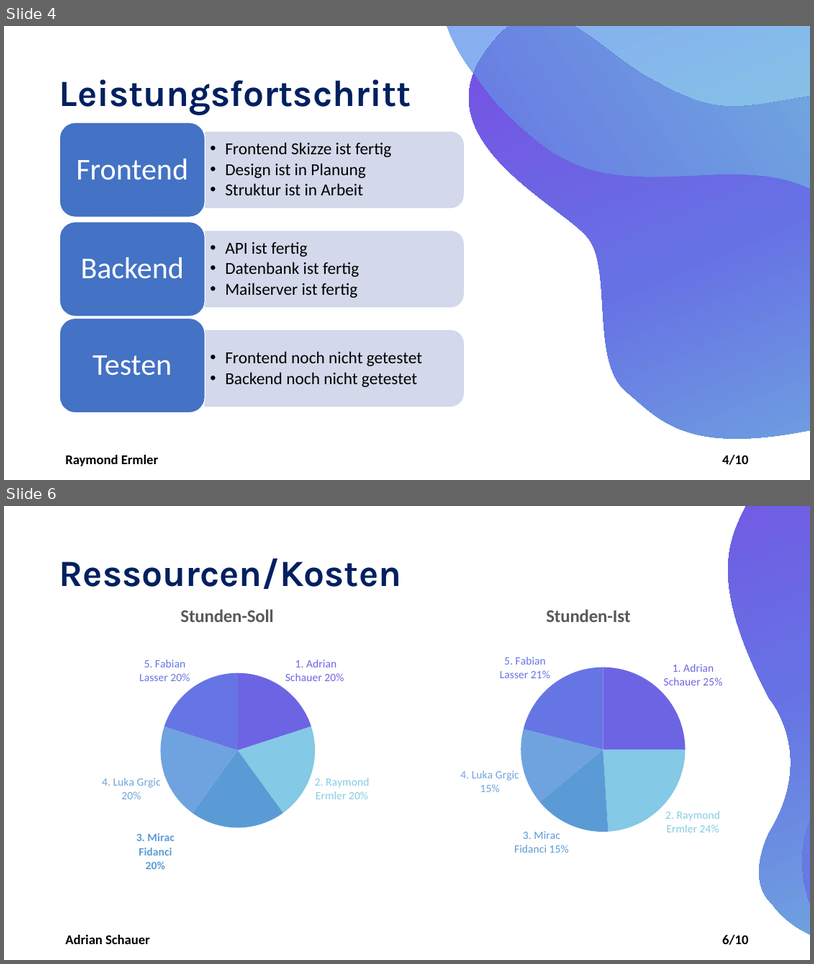
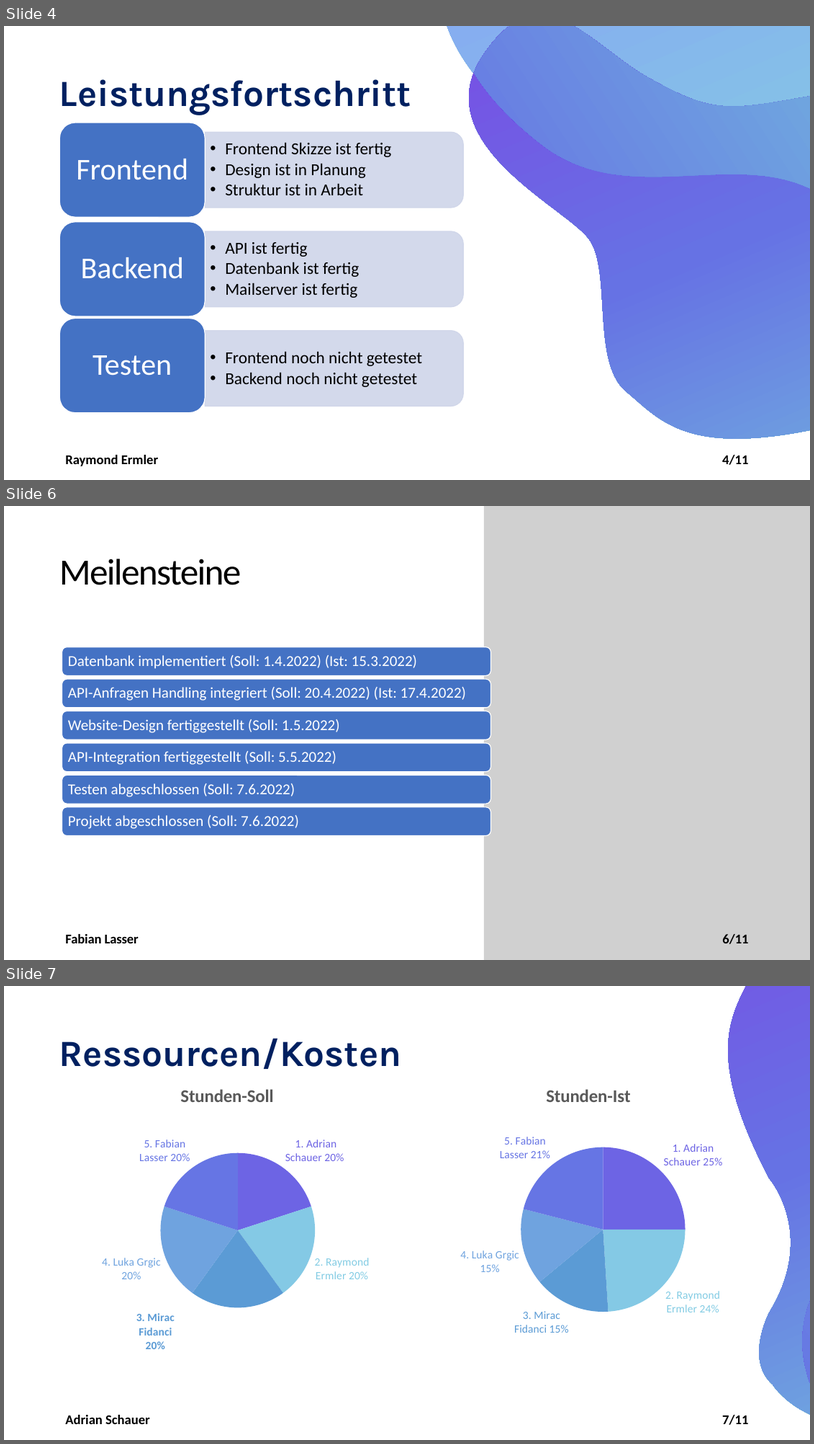
Before and after one commit to LuckyForce/ShareList, a slide deck: documents/T3-ShareList-Statusbericht_v1.0.pptx. Shown one above the other, each under a label of ours: slides 4 and 6 before the commit, slides 4, 6 and 7 after it; the slides between them are not shown. The pictures are 814x964 and 814x1444 pixels, drawn with LibreOffice and Linux fonts; fonts in the diff are those of the drawing; grey boxes stand for pictures. Boxes give left, top, right and bottom in pixels: in the first picture for what was removed or moved away, otherwise in the second. Text is boxed around its words. In the diff, an @@ line names an element or a change of style, - is before the commit and + after.

```diff
--- a/documents/T3-ShareList-Statusbericht_v1.0.pptx
+++ b/documents/T3-ShareList-Statusbericht_v1.0.pptx
@@ slide 6 added at [4,506,810,960], background #FFFFFF @@
@@ picture added at [484,506,810,960] @@
@@ title added at [59,559,241,585], 44 pt, text #000000 @@
+Meilensteine
@@ group added at [62,647,491,835]: 6 rounded rectangles, 6 texts @@
+Datenbank implementiert (Soll: 1.4.2022) (Ist: 15.3.2022)
+API-Anfragen Handling integriert (Soll: 20.4.2022) (Ist: 17.4.2022)
+Website-Design fertiggestellt (Soll: 1.5.2022)
+API-Integration fertiggestellt (Soll: 5.5.2022)
+Testen abgeschlossen (Soll: 7.6.2022)
+Projekt abgeschlossen (Soll: 7.6.2022)
@@ text added at [65,934,139,943], 16 pt, text #000000, bold @@
+Fabian Lasser
@@ page number added at [723,934,748,944], 16 pt, text #000000, bold @@
+6/11
@@ page number at [723,454,748,464]: text changed @@
-4/10
+4/11
@@ what was slide 6 is now slide 7 @@
@@ page number at [723,1414,748,1424]: text changed @@
-6/10
+7/11
```
Also in this commit, not shown: 1 slide changed.
